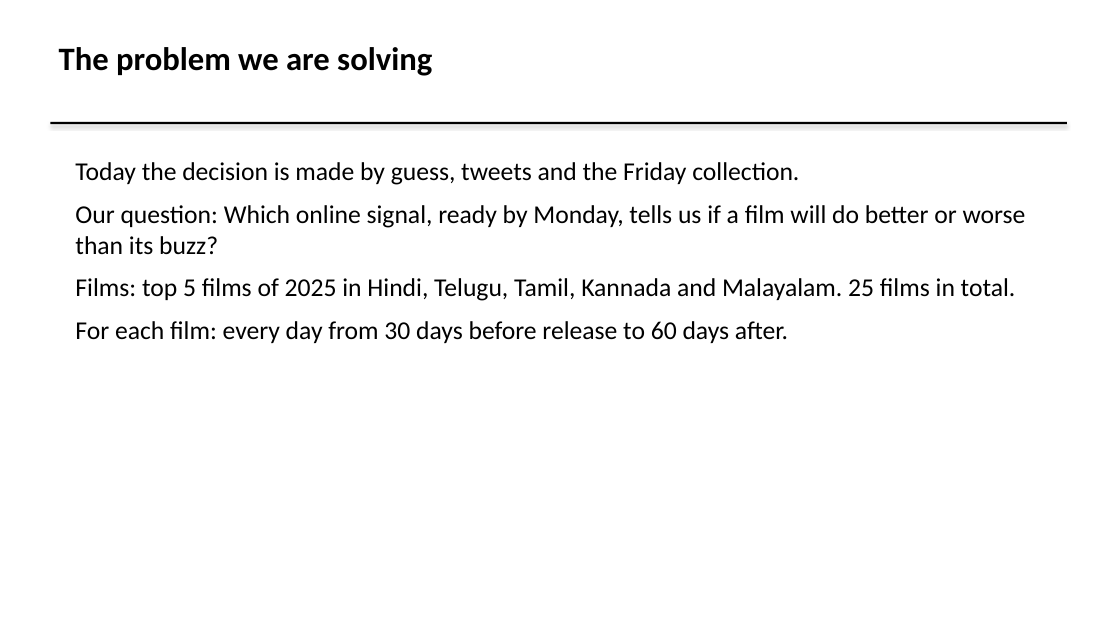
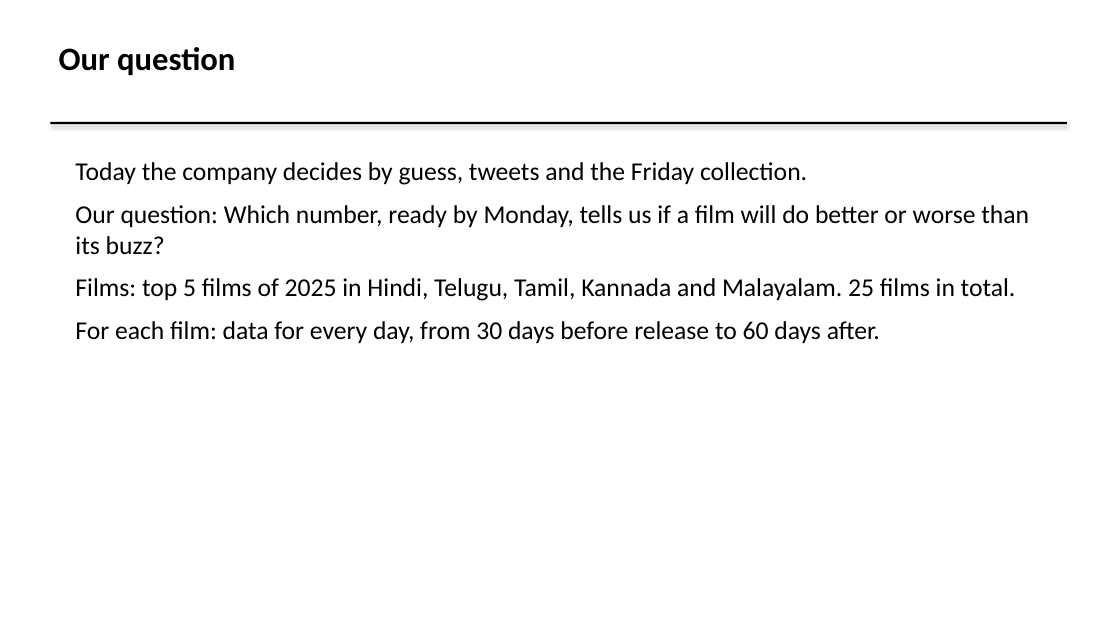
Before and after one commit to GAURI-cpu/ReleaseDayMovie, a slide deck: slide 3 of report/Release Day Radar Slides.pptx. Drawn at 1120x630 pixels with LibreOffice and Linux fonts; fonts in the diff are those of the drawing. Boxes give left, top, right and bottom in pixels: in the first picture for what was removed or moved away, otherwise in the second. Text is boxed around its words. In the diff, an @@ line names an element or a change of style, - is before the commit and + after.

```diff
--- a/report/Release Day Radar Slides.pptx
+++ b/report/Release Day Radar Slides.pptx
@@ text at box(59, 47, 235, 75): text changed @@
-The problem we are solving
+Our question
@@ text at box(75, 162, 1029, 255): text changed @@
-Today the decision is made by guess, tweets and the Friday collection.
-Our question: Which online signal, ready by Monday, tells us if a film will do better or worse than its buzz?
+Today the company decides by guess, tweets and the Friday collection.
+Our question: Which number, ready by Monday, tells us if a film will do better or worse than its buzz?
@@ text at box(75, 321, 880, 343): text changed @@
-For each film: every day from 30 days before release to 60 days after.
+For each film: data for every day, from 30 days before release to 60 days after.
```
Also in this commit, not shown: 8 other slides changed, 4 other files.
